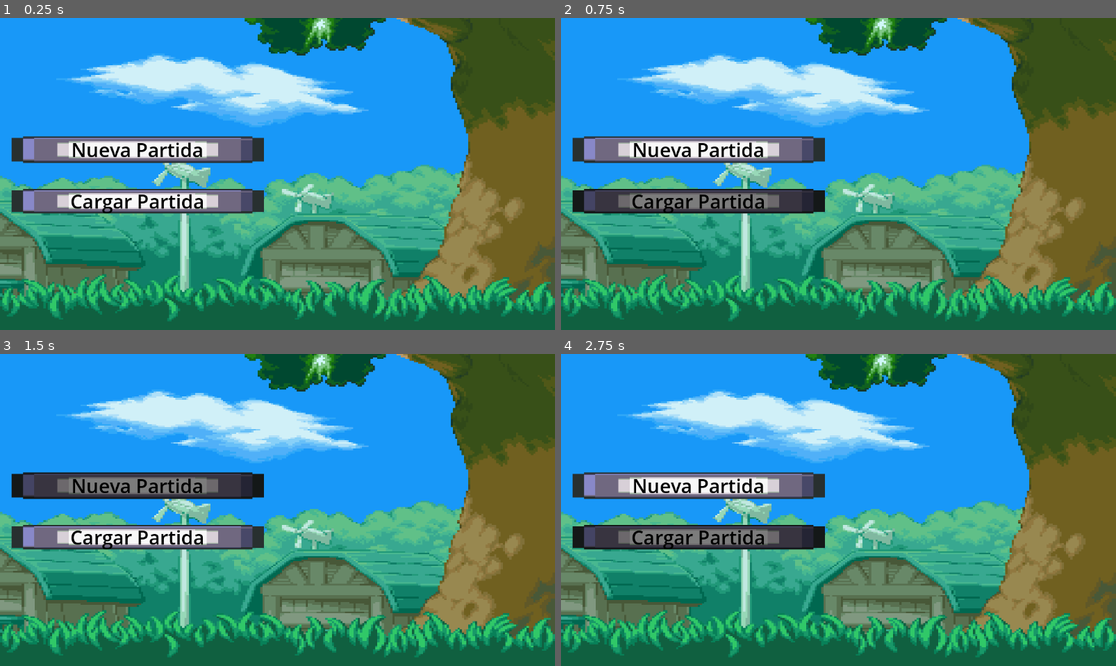
Above: before the commit, frames 1-4 (two rows, left to right).
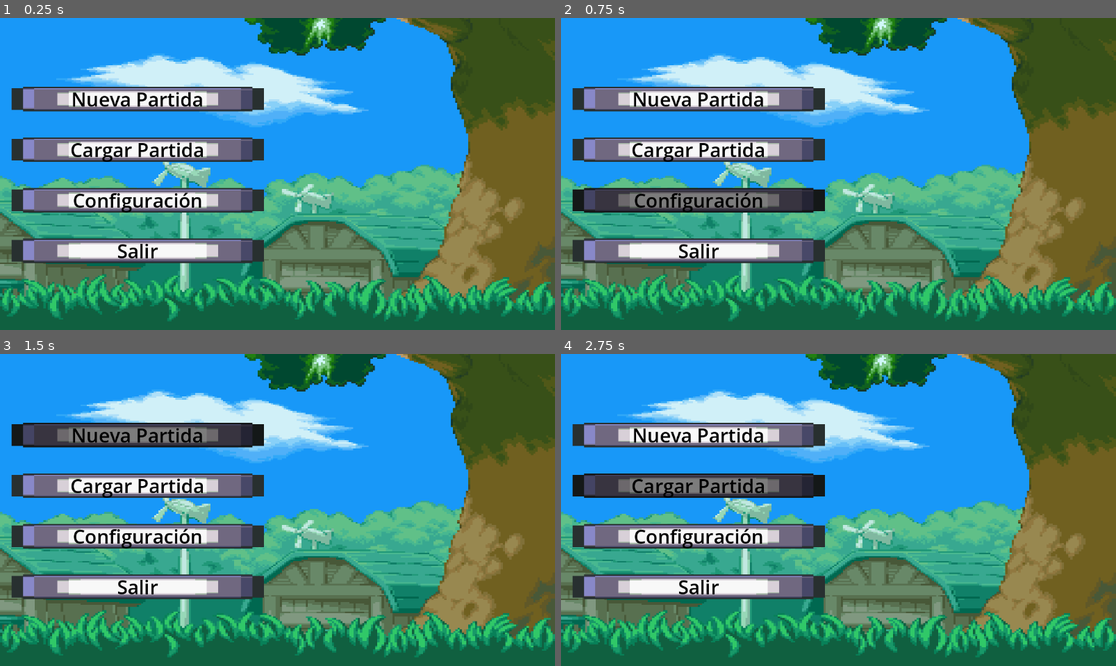
Above: after the commit, the same moments.

Repository: Erdrick2210/Industry-Wars
Game: Godot game, scene res://game/scenes/title_screen.tscn
Two runs of this game, one before a commit and one after it. Both use one fixed random seed, a clock stepped at 60 frames per second and the inputs below. Before the commit the project has no main scene; this scene is started directly in both runs.
Inputs (mouse positions are in pixels of both pictures, inside the frame that each line leads up to):
- Up to frame 1 (0.25 s): no input
- Up to frame 2 (0.75 s): click (699, 198) at 0.5 s, where only the run after the commit has a clickable "Configuración"
- Up to frame 3 (1.5 s): click "Nueva Partida" at 1.25 s
- Up to frame 4 (2.75 s): click "Cargar Partida" at 2 s

The runs differ from the first frame. In frame 1, 11% of the frame differs, in the area x 2-48%, y 22-79%; in frame 2, 10%; in frame 3, 12%; in frame 4, 14%.

Commit message:
Add Config and Exit buttons

Diff:
--- a/game/scenes/title_screen.tscn
+++ b/game/scenes/title_screen.tscn
@@ -65,3 +65,29 @@
 theme_override_styles/pressed = SubResource("StyleBoxTexture_oeb76")
 theme_override_styles/hover = SubResource("StyleBoxTexture_6e4ah")
 text = "Cargar Partida"
+
+[node name="Config" type="Button" parent="VBoxContainer" unique_id=1622967169]
+layout_mode = 2
+theme_override_colors/font_color = Color(0, 0, 0, 1)
+theme_override_colors/font_focus_color = Color(0, 0, 0, 1)
+theme_override_colors/font_pressed_color = Color(0, 0, 0, 1)
+theme_override_colors/font_hover_color = Color(0, 0, 0, 1)
+theme_override_colors/font_hover_pressed_color = Color(0, 0, 0, 1)
+theme_override_font_sizes/font_size = 40
+theme_override_styles/normal = SubResource("StyleBoxTexture_oeb76")
+theme_override_styles/pressed = SubResource("StyleBoxTexture_oeb76")
+theme_override_styles/hover = SubResource("StyleBoxTexture_6e4ah")
+text = "Configuración"
+
+[node name="Exit" type="Button" parent="VBoxContainer" unique_id=1275834129]
+layout_mode = 2
+theme_override_colors/font_color = Color(0, 0, 0, 1)
+theme_override_colors/font_focus_color = Color(0, 0, 0, 1)
+theme_override_colors/font_pressed_color = Color(0, 0, 0, 1)
+theme_override_colors/font_hover_color = Color(0, 0, 0, 1)
+theme_override_colors/font_hover_pressed_color = Color(0, 0, 0, 1)
+theme_override_font_sizes/font_size = 40
+theme_override_styles/normal = SubResource("StyleBoxTexture_oeb76")
+theme_override_styles/pressed = SubResource("StyleBoxTexture_oeb76")
+theme_override_styles/hover = SubResource("StyleBoxTexture_6e4ah")
+text = "Salir"
--- a/project.godot
+++ b/project.godot
@@ -11,6 +11,7 @@
 [application]
 
 config/name="Industry Wars"
+run/main_scene="uid://c04b48udsm1pe"
 config/features=PackedStringArray("4.6", "GL Compatibility")
 config/icon="res://icon.svg"
 
